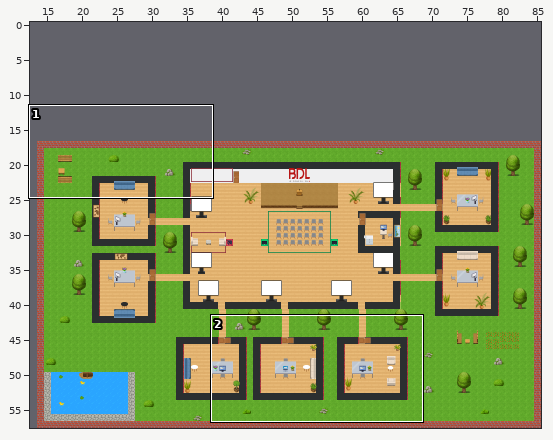
Level history. Tiled map (JSON): map.tmj. Above: a wide view before the commit, with the close-up outlined.
Close-up. Earlier state:
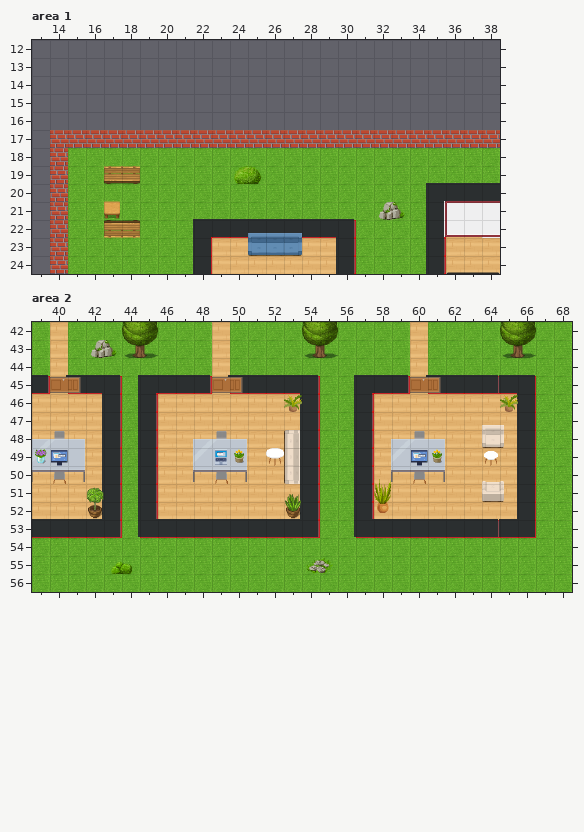
Cells are 32x32 px. Shown: area 1 x 13..38, y 12..24; area 2 x 39..68, y 42..56. The commit also changed other parts of the map, which this record leaves out. The old version is drawn lined up with the new one.
After:
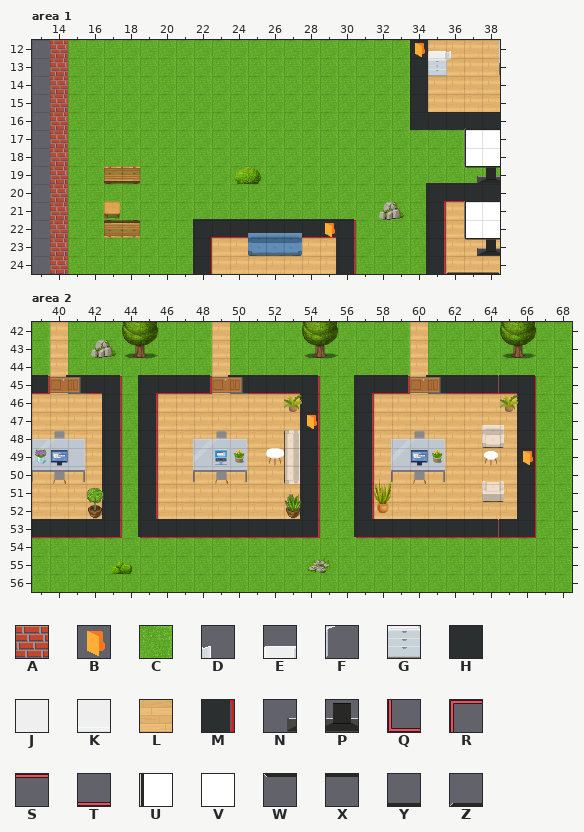
Key: from "MegaPixelArt32x32pxIcons_Sprit": A 18, B 71; from "WA_Exterior": C 625; from "WA_Miscellaneous": D 26 flipped left-right, E 27 flipped left-right, F 36 flipped left-right, G 37 flipped left-right; from "WA_Room_Builder": H 100, J 203, K 228, L 350; from "WA_Special_Zones": M 2; from "WA_User_Interface": N 143, P 144, Q 240 turned 180, R 240 turned 270, S 246 turned 270, T 246 turned 90, U 247, V 248, W 260, X 261, Y 261 turned 180, Z 262 turned 180.
_ is an empty cell, # one hidden under a higher layer, . an unchanged one.
See-through tiles are keyed as they look on the map.
Change:
map size 90x45 -> 90x60 cells (old content now starts at 0,15; both pictures use the new coordinates)
--- layer "collisions", area 1
@@ x 36..38 @@
-21 MMM
+21 ___
--- layer "floor/floor1", area 1
@@ x 14..38 @@
-12 _________________________
-13 _____________________.___
-14 _________________________
-15 _________________________
-16 _________________________
-17 .______________________..
+12 ACCCCCCCCCCCCCCCCCCCHLLLL
+13 ACCCCCCCCCCCCCCCCCCCH.LLL
+14 ACCCCCCCCCCCCCCCCCCCHLLLL
+15 ACCCCCCCCCCCCCCCCCCCHLLLL
+16 ACCCCCCCCCCCCCCCCCCCHHHHH
+17 .CCCCCCCCCCCCCCCCCCCCCC..
@@ x 36..38 @@
-21 _..
-22 ..J
+21 L..
+22 ..#
--- layer "floor/floor1.2", area 1
@@ x 37..38 @@
-19 __
+19 NP
@@ x 37..38 @@
-23 __
+23 NP
--- layer "floor/floor2", area 1
@@ x 15..38 @@
-17 AAAAAAAAAAAAAAAAAAAAAAAA
-18 ......................__
-19 ......................__
+17 ________________________
+18 ......................UV
+19 ......................WX
@@ x 37..38 @@
-22 __
-23 __
+22 UV
+23 WX
--- layer "floor/floor3", area 1
@@ x 37..38 @@
-16 __
-17 __
+16 ZY
+17 UV
@@ x 37..38 @@
-20 __
-21 __
+20 ZY
+21 UV
--- layer "walls/walls1", area 1
@@ x 36..38 @@
-21 JJJ
-22 KKK
+21 ___
+22 ___
--- layer "furniture/furniture2", area 1
@@ x 36..38 @@
-21 RSS
-22 QTT
+21 ___
+22 ___
--- layer "furniture/furniture4", area 1
@@ x 34..36 @@
-12 ___
-13 .__
+12 BED
+13 .GF
@@ x 29..29 @@
-22 _
+22 B
--- layer "collisions", area 2
@@ x 41..61 @@
-45 M........M..........M
+45 _........_.........._
--- layer "furniture/furniture4", area 2
@@ x 54..54 @@
-47 _
+47 B
@@ x 66..66 @@
-49 _
+49 B
Changed places in both close-ups, as pixel boxes (x1, y1, x2, y2):
changed: (50, 40, 500, 256)
removed: (68, 393, 86, 394)
removed: (230, 393, 248, 394)
removed: (428, 393, 446, 394)
added: (307, 415, 317, 429)
added: (523, 451, 533, 465)
